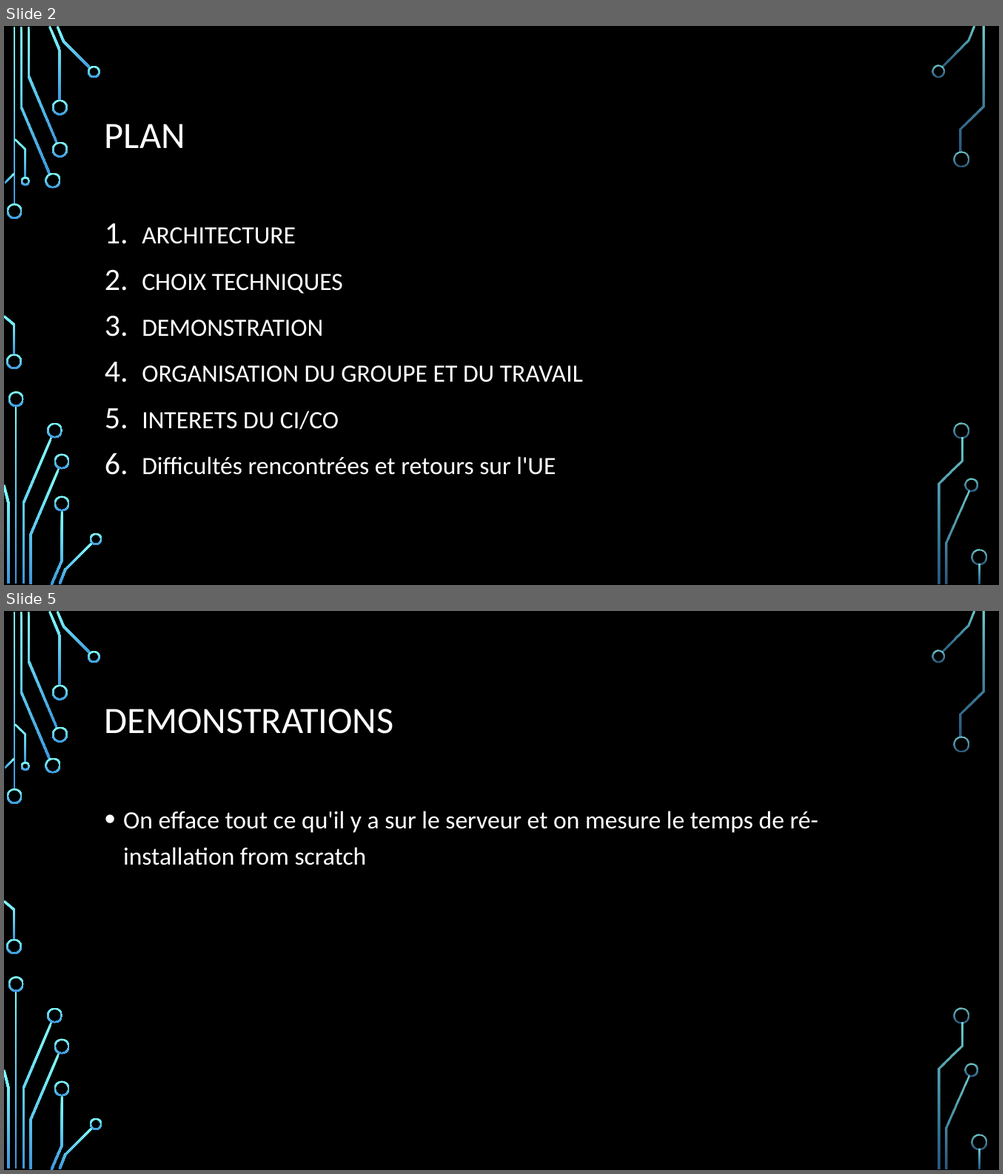
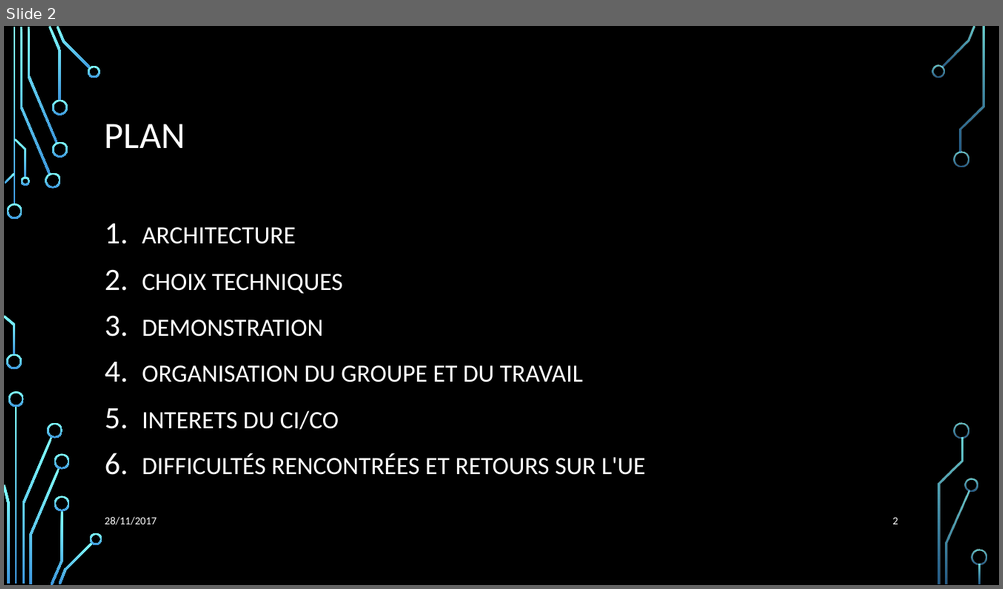
Before and after one commit to Julienbtn/cloud-project-equipe-7, a slide deck: Presentation Cloud.pptx. Shown one above the other, each under a label of ours: slides 2 and 5 before the commit, slide 2 after it; the slides between them are not shown. The pictures are 1003x1174 and 1003x589 pixels, drawn with LibreOffice and Linux fonts; fonts in the diff are those of the drawing; background and template pictures are left out. Boxes give left, top, right and bottom in pixels: in the first picture for what was removed or moved away, otherwise in the second. Text is boxed around its words. In the diff, an @@ line names an element or a change of style, - is before the commit and + after.

```diff
--- a/Presentation Cloud.pptx
+++ b/Presentation Cloud.pptx
@@ slide 5 removed at bbox=[4, 611, 999, 1170], background picture (left out); not listed: 36 template elements that a slide beside it also shows @@
@@ title removed at bbox=[105, 709, 394, 734] @@
-DEMONSTRATIONS
@@ text removed at bbox=[123, 811, 818, 866] @@
-• On efface tout ce qu'il y a sur le serveur et on mesure le temps de ré-installation from scratch
@@ slide 2 changed as well @@
@@ text at bbox=[142, 454, 645, 475]: text changed @@
-6. Difficultés rencontrées et retours sur l'UE
+6. DIFFICULTÉS RENCONTRÉES ET RETOURS SUR L'UE
@@ text added at bbox=[105, 517, 156, 526], 10.5 pt, text #FFFFFF @@
+28/11/2017
@@ page number added at bbox=[892, 517, 897, 525], 10.5 pt, text #FFFFFF @@
+2
```
Also in this commit, not shown: 3 other slides changed, 9 slides added, 3 other slides removed, 2 other files.
